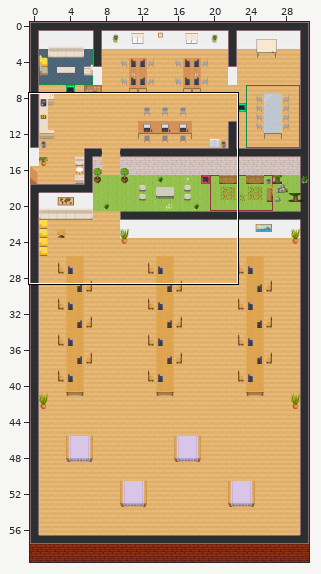
An edit to a level. Tiled map (JSON), office.tmj. Above: a wide view before the commit, with the close-up outlined.
Close-up. First the earlier version:
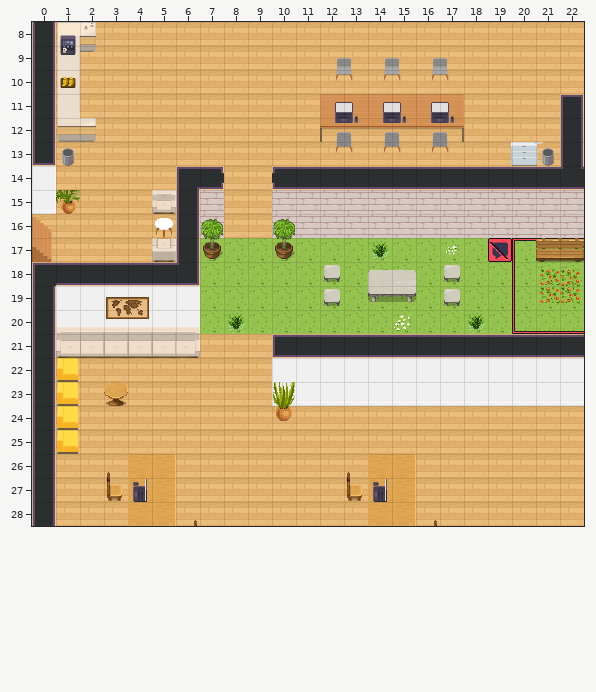
Cells are 32x32 px. Shown: x 0..22, y 8..28. The commit also changed other parts of the map, which this record leaves out.
New version:
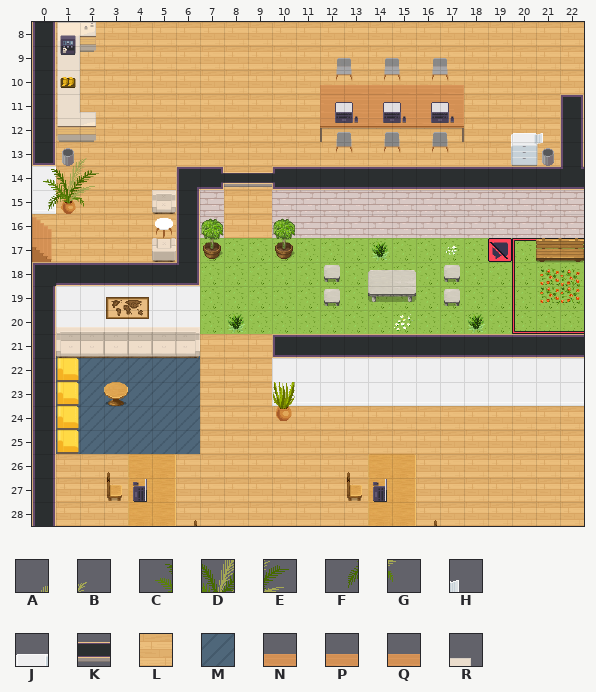
Key: from "WA_Decoration": A 61, B 62, C 72, D 73, E 74, F 84, G 86; from "WA_Miscellaneous": H 26 flipped left-right, J 27 flipped left-right; from "WA_Room_Builder": K 64, L 350, M 360; from "WA_Tables": N 0, P 1, Q 3, R 101.
_ is an empty cell.
Tiles of an added or newly shown layer are drawn over the layers below it.
Author's note on the commit: salon floor
Change:
Layer "floor/floor1":
y 22..25: x 1..6 LLLLLL -> MMMMMM
Layer "above/above1" (now shown):
y 10: x 12..17 ______ -> NQQQQP
y 11: x 2 _ -> R
y 12: x 20..21 __ -> JH
y 13: x 1..2 __ -> AB
y 14: x 0..2 ___ -> CDE; x 8..9 __ -> KK
y 15: x 0 _ -> F; x 2 _ -> G
Where, in picture pixels (left, top, right, bottom), the same in both close-ups:
added: (320, 85, 464, 94)
added: (80, 112, 96, 118)
added: (512, 133, 543, 142)
added: (43, 158, 99, 211)
added: (224, 172, 272, 187)
changed: (56, 358, 200, 454)
